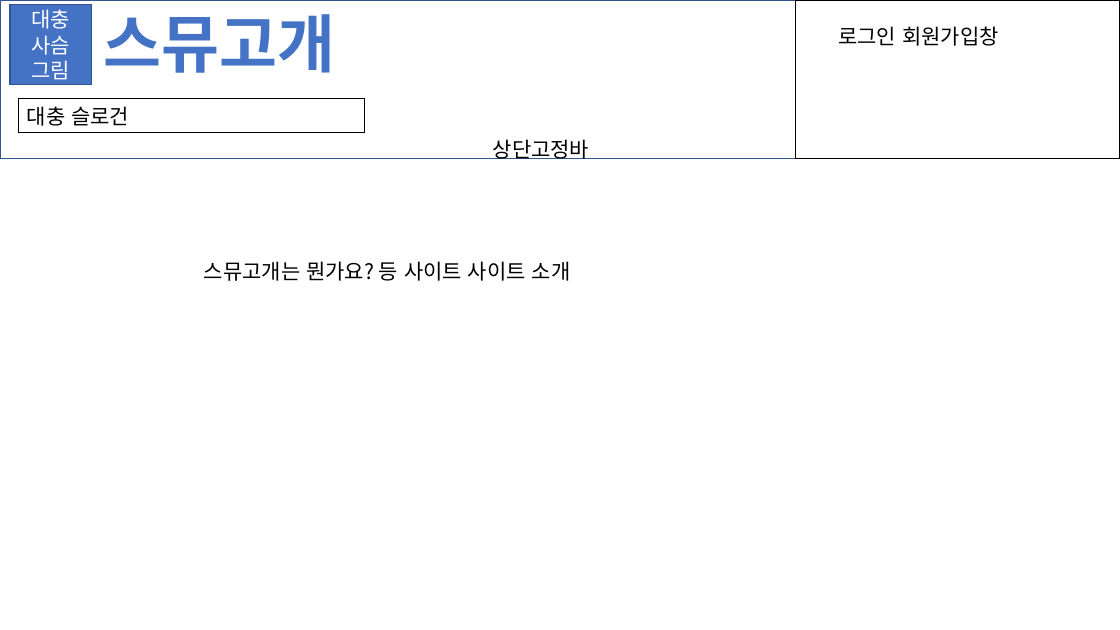
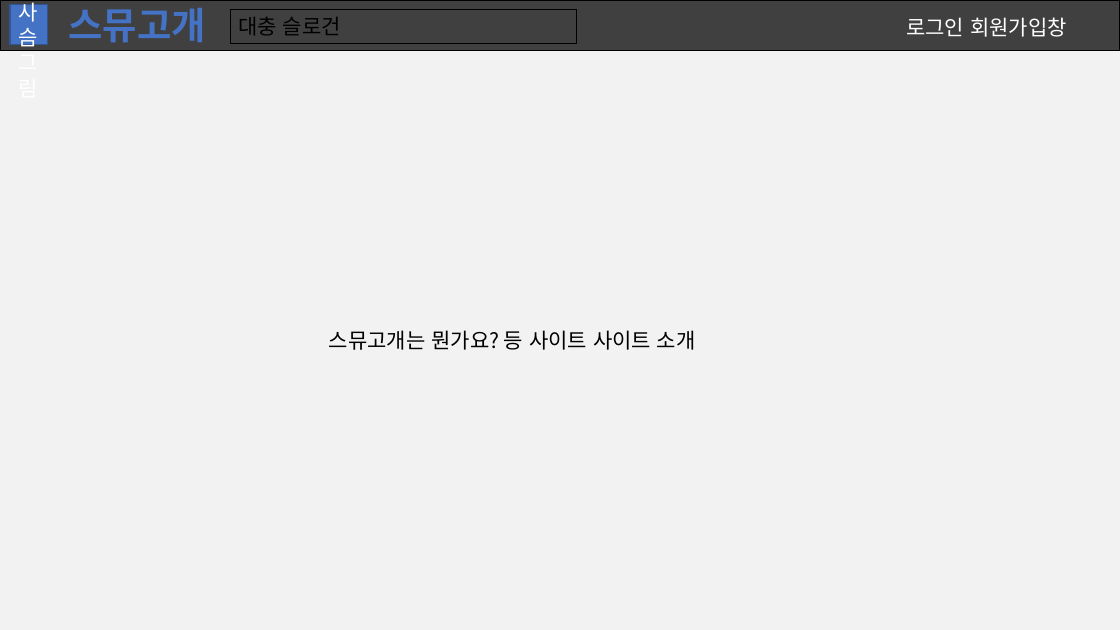
Before and after one commit to Hanswind/smuhill, a slide deck: slide 1 of Web Files/Prototype/홈페이지 UI 디자인.pptx. Drawn at 1120x630 pixels with LibreOffice and Linux fonts; fonts in the diff are those of the drawing. Boxes give left, top, right and bottom in pixels: in the first picture for what was removed or moved away, otherwise in the second. Text is boxed around its words. In the diff, an @@ line names an element or a change of style, - is before the commit and + after.

```diff
--- a/Web Files/Prototype/홈페이지 UI 디자인.pptx
+++ b/Web Files/Prototype/홈페이지 UI 디자인.pptx
@@ text "스뮤고개": place and size @@
-text "스뮤고개" at [104,14,336,73]
+text "스뮤고개" at [68,8,205,43]
@@ text "스뮤고개" at [68,8,205,43]: size 54 to 32 pt @@
@@ rectangle: place and size @@
-rectangle at [0,0,1120,159]
+rectangle at [0,0,1120,50]
@@ rectangle at [0,0,1120,50]: fill #FFFFFF to #404040; outline #325491 1 pt to #000000 1 pt @@
@@ rectangle added at [0,0,1120,630], fill #F2F2F2 @@
@@ rectangle "대충": place and size @@
-rectangle "대충" at [10,5,92,85]
+rectangle "대충" at [10,5,47,45]
@@ rectangle "대충 슬로건": place and size @@
-rectangle "대충 슬로건" at [18,99,365,133]
+rectangle "대충 슬로건" at [230,9,576,43]
@@ rectangle removed at [796,0,1120,159] @@
@@ text "로그인 회원가입창": place and size @@
-text "로그인 회원가입창" at [838,26,999,46]
+text "로그인 회원가입창" at [906,17,1067,37]
@@ text "로그인 회원가입창" at [906,17,1067,37]: text colour #000000 to #FFFFFF @@
@@ text removed at [493,139,590,159] @@
-상단고정바
@@ text "스뮤고개는 뭔가요? 등 사이트 사이트 ...": place and size @@
-text "스뮤고개는 뭔가요? 등 사이트 사이트 ..." at [204,261,571,281]
+text "스뮤고개는 뭔가요? 등 사이트 사이트 ..." at [329,330,696,350]
```
Also in this commit, not shown: 1 other slide changed, 2 slides added, 15 other files.
